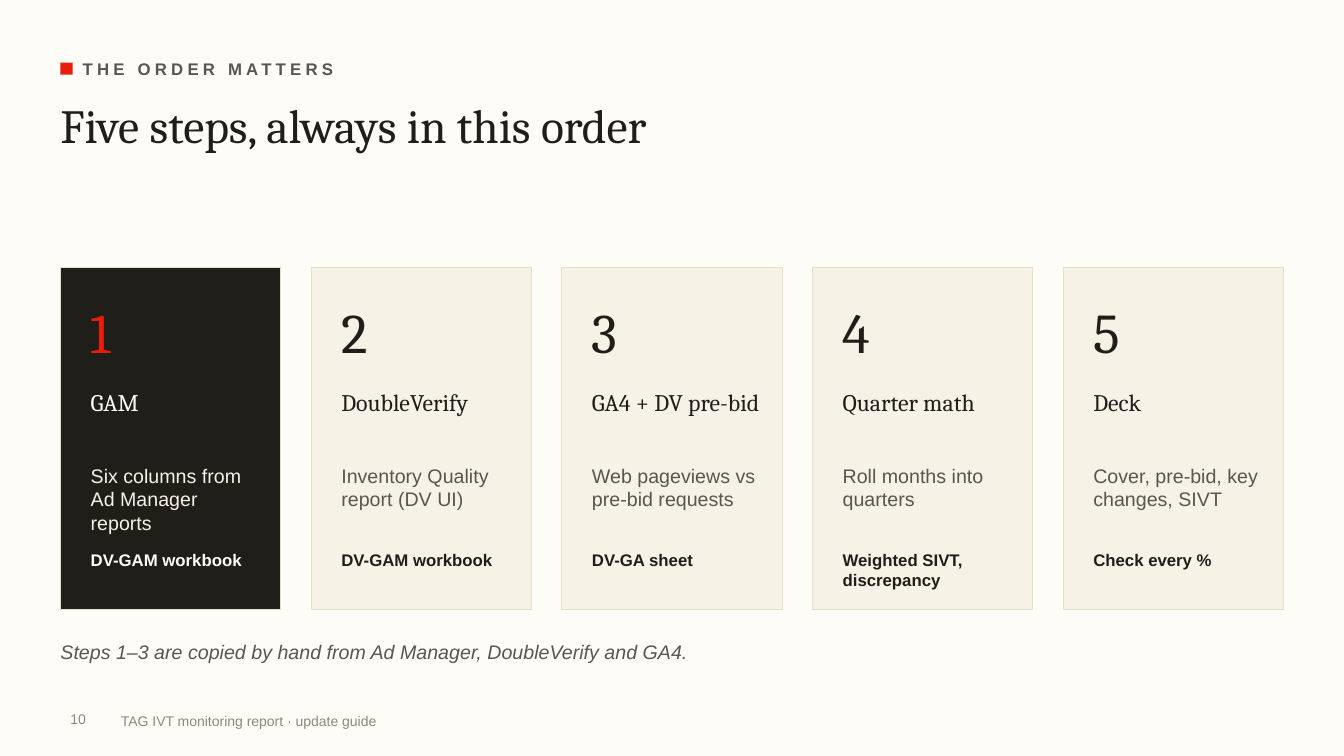
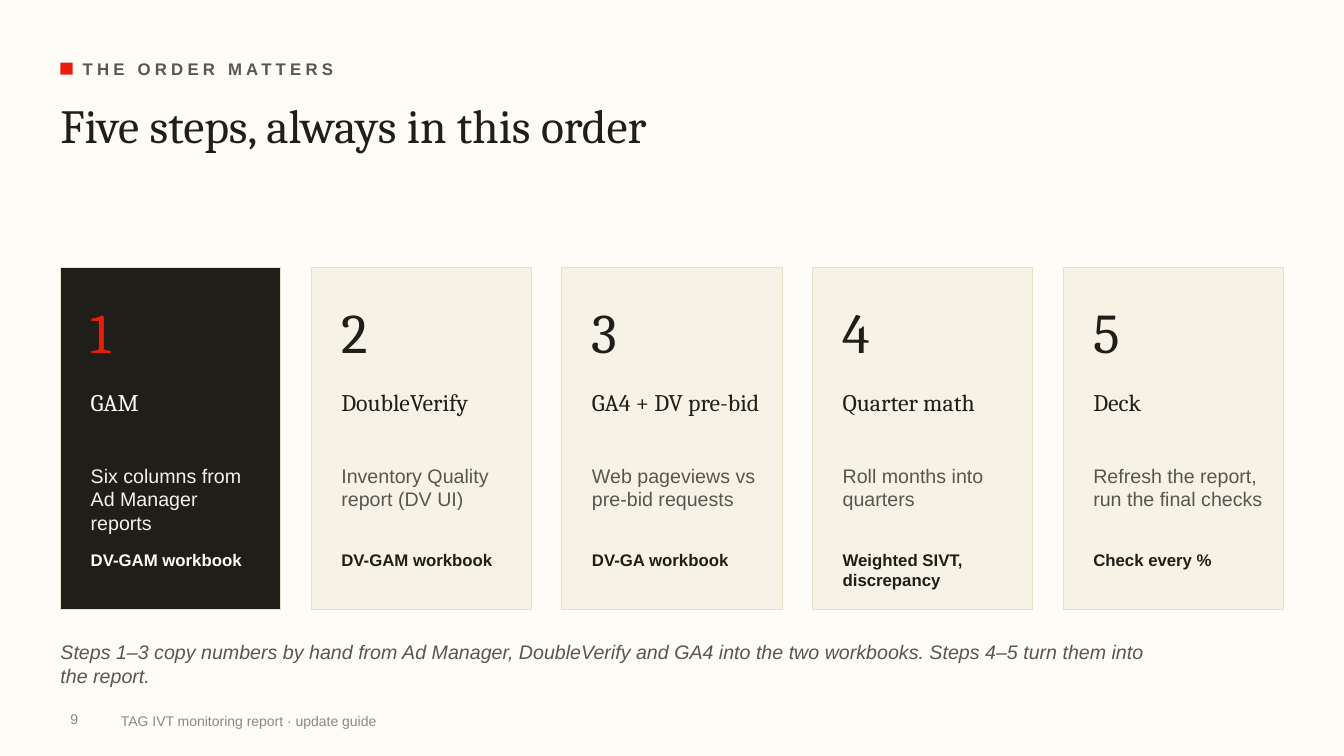
Before and after one commit to rogerhirano-nw/yield-dashboard, a slide deck: slide 9 of docs/TAG_IVT_Report_Update_Guide.pptx (slide 10 before the commit). Drawn at 1344x756 pixels with LibreOffice and Linux fonts; fonts in the diff are those of the drawing; background and template pictures are left out. Boxes give left, top, right and bottom in pixels: in the first picture for what was removed or moved away, otherwise in the second. Text is boxed around its words. In the diff, an @@ line names an element or a change of style, - is before the commit and + after.

```diff
--- a/docs/TAG_IVT_Report_Update_Guide.pptx
+++ b/docs/TAG_IVT_Report_Update_Guide.pptx
@@ text at (1093,469,1262,506): text changed @@
-Cover, pre-bid, key changes, SIVT
+Refresh the report, run the final checks
@@ text at (592,554,728,566): text changed @@
-DV-GA sheet
+DV-GA workbook
@@ text at (60,645,1144,687): text changed @@
-Steps 1–3 are copied by hand from Ad Manager, DoubleVerify and GA4.
+Steps 1–3 copy numbers by hand from Ad Manager, DoubleVerify and GA4 into the two workbooks. Steps 4–5 turn them into the report.
@@ page number at (70,714,78,724): text changed @@
-10
+9
```
Also in this commit, not shown: 18 other slides changed, 8 slides added, 2 other files.
